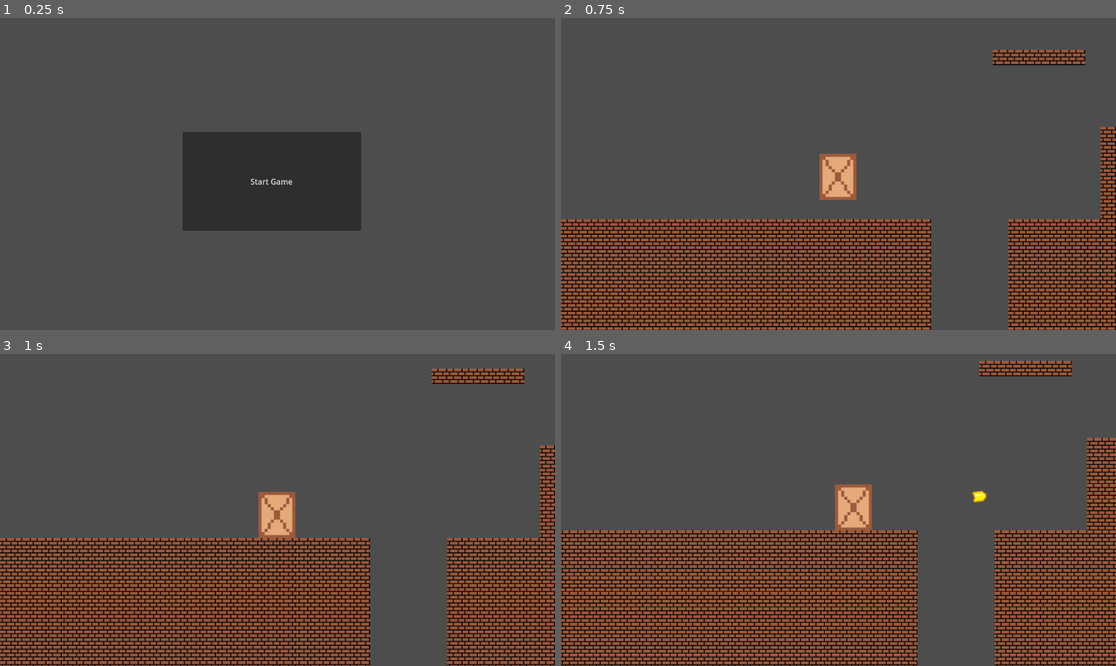
Above: before the commit, frames 1-4 (two rows, left to right).
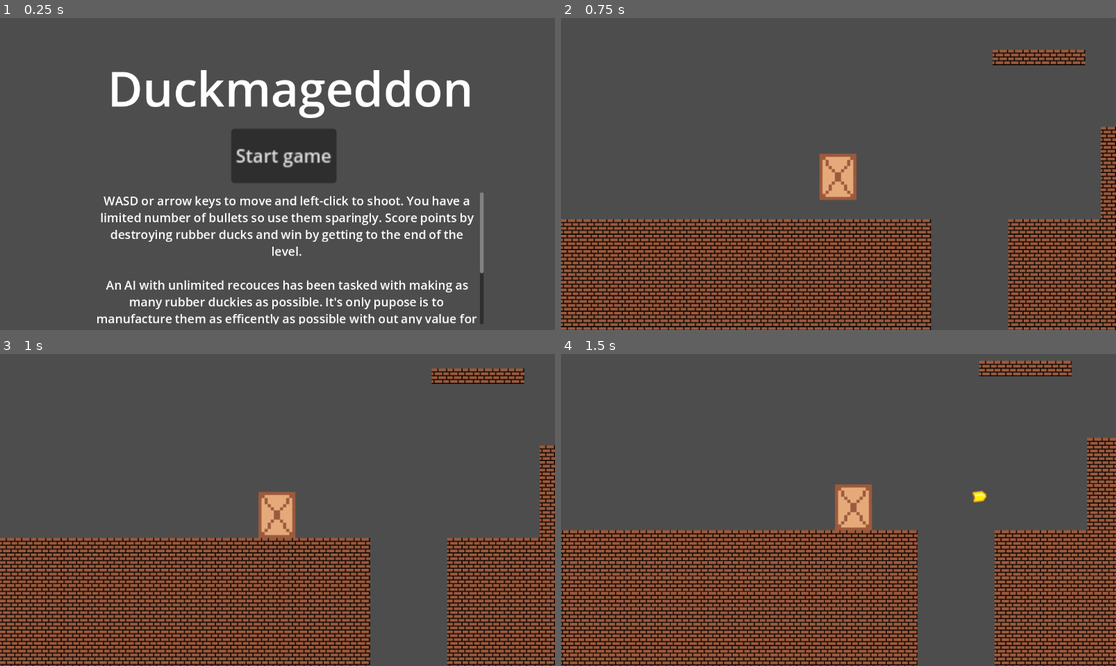
Above: after the commit, the same moments.

Repository: Apinoita/JumpstartHackclub
Game: Godot game, scene res://menu.tscn
Same seed, same stepped clock (60 frames per second), same inputs: the game is played once before the commit and once after it.
Inputs (mouse positions are in pixels of both pictures, inside the frame that each line leads up to):
- Up to frame 1 (0.25 s): no input
- Up to frame 2 (0.75 s): click "Start Game" (after the commit: "Start game") at 0.5 s
- Up to frame 3 (1 s): no input
- Up to frame 4 (1.5 s): tap Enter at 1.25 s; move the mouse to (960, 494) at 1.27 s; hold D (Right) from 1.28 s (still down); click (960, 494) at 1.35 s

The runs differ from the first frame. In frame 1, 15% of the frame differs, in the area x 17-88%, y 16-99%; in frame 2, nothing differs; in frame 3, nothing differs; in frame 4, nothing differs.

Commit message:
Added lore and did a bit of polishing up

Diff:
--- a/menu.tscn
+++ b/menu.tscn
@@ -11,17 +11,33 @@
 grow_vertical = 2
 script = ExtResource("1_lti8b")
 
+[node name="RichTextLabel3" type="RichTextLabel" parent="."]
+offset_left = 196.0
+offset_top = 362.0
+offset_right = 1004.0
+offset_bottom = 636.0
+bbcode_enabled = true
+text = "[font_size=25]WASD or arrow keys to move and left-click to shoot. You have a limited number of bullets so use them sparingly. Score points by destroying rubber ducks and win by getting to the end of the level.
+
+An AI with unlimited recouces has been tasked with making as many rubber duckies as possible. It's only pupose is to manufacture them as efficently as possible with out any value for life. You have managed to survive by hiding in a box but you don't know how long you'll last. You've decided to destroy the rubber duckies to buy you more time. On the other had you might be the villain because the rubber duckies are kinda cute, and you are destroying them."
+horizontal_alignment = 1
+
+[node name="RichTextLabel2" type="RichTextLabel" parent="."]
+offset_left = 199.0
+offset_top = 77.0
+offset_right = 1007.0
+offset_bottom = 215.0
+bbcode_enabled = true
+text = "[font_size=100]Duckmageddon"
+horizontal_alignment = 1
+
 [node name="Button" type="Button" parent="."]
 layout_mode = 1
-anchors_preset = 15
-anchor_right = 1.0
-anchor_bottom = 1.0
-offset_left = 379.0
-offset_top = 237.0
-offset_right = -402.0
-offset_bottom = -206.0
-grow_horizontal = 2
-grow_vertical = 2
-text = "Start Game"
+offset_left = 480.0
+offset_top = 230.0
+offset_right = 573.0
+offset_bottom = 278.0
+scale = Vector2(2.35, 2.35)
+text = "Start game"
 
 [connection signal="button_down" from="Button" to="." method="_on_button_button_down"]
--- a/winscreen.tscn
+++ b/winscreen.tscn
@@ -13,26 +13,30 @@
 
 [node name="returntostart" type="Button" parent="."]
 layout_mode = 0
-offset_left = 602.0
-offset_top = 368.0
-offset_right = 724.0
-offset_bottom = 399.0
+offset_left = 537.0
+offset_top = 404.0
+offset_right = 659.0
+offset_bottom = 435.0
 text = "Return to start"
 
 [node name="RichTextLabel" type="RichTextLabel" parent="."]
 layout_mode = 0
-offset_left = 531.0
-offset_top = 128.0
-offset_right = 761.0
-offset_bottom = 168.0
-text = "You win"
+offset_left = 385.0
+offset_top = 174.0
+offset_right = 812.0
+offset_bottom = 312.0
+bbcode_enabled = true
+text = "[font_size=100]You win"
+horizontal_alignment = 1
 
 [node name="points" type="RichTextLabel" parent="."]
 layout_mode = 0
-offset_left = 550.0
-offset_top = 159.0
-offset_right = 780.0
-offset_bottom = 199.0
-text = "You win"
+offset_left = 436.0
+offset_top = 314.0
+offset_right = 772.0
+offset_bottom = 408.0
+bbcode_enabled = true
+text = "[font_size=50]You win"
+horizontal_alignment = 1
 
 [connection signal="button_down" from="returntostart" to="." method="_on_returntostart_button_down"]
